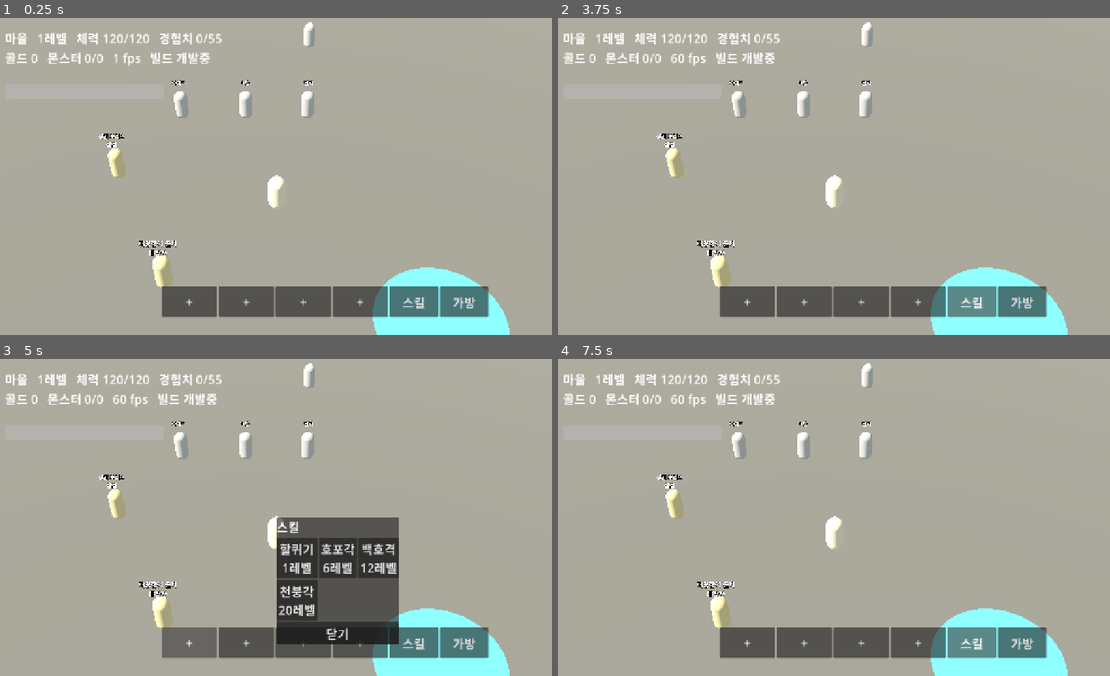
Above: before the commit, frames 1-4 (two rows, left to right).
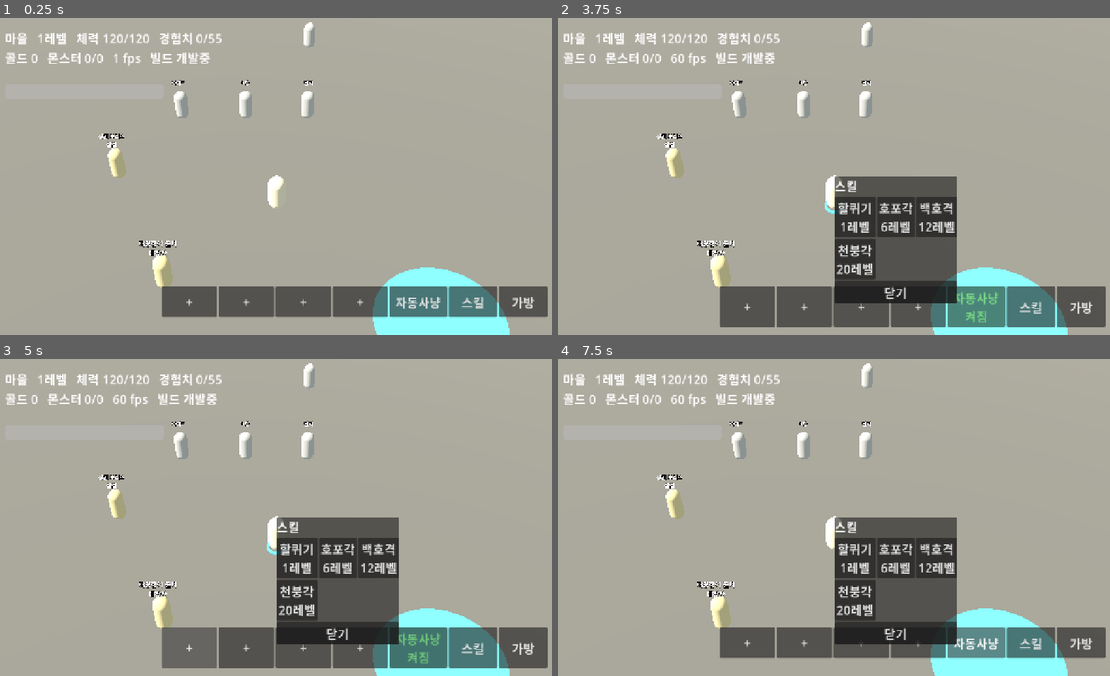
Above: after the commit, the same moments.

Repository: gogoalswo/MMORPG
Game: Godot game, scene res://main.tscn
Two runs of this game, one before a commit and one after it. Both use one fixed random seed, a clock stepped at 60 frames per second and the inputs below.
Inputs (mouse positions are in pixels of both pictures, inside the frame that each line leads up to):
- Up to frame 1 (0.25 s): no input
- Up to frame 2 (3.75 s): click "+" at 0.5 s; click "+" at 1.25 s; click "+" at 2 s; click "+" at 2.75 s; click (977, 303) at 3.5 s, where only the run after the commit has a clickable "자동사냥"
- Up to frame 3 (5 s): click "+" at 4.25 s
- Up to frame 4 (7.5 s): click "+" at 5 s; click "+" at 5.75 s; click "+" at 6.5 s; click (977, 647) at 7.25 s, where only the run after the commit has a clickable "자동사냥 켜짐"

The runs differ from the first frame. In frame 1, 1.4% of the frame differs, in the area x 71-100%, y 84-95%; in frame 2, 12%, in the area x 29-100%, y 50-98%; in frame 3, 3.8%; in frame 4, 10%.

Commit message:
자동 사냥과 단추를 넣는다 — 반경은 무리 하나 크기(18m)
켠 자리를 앵커로 잡고 반경 18m 안의 몬스터를 골라 붙어서 친다. 대상이 없으면
앵커로 돌아가 기다리고, 땅을 누르면 사냥할 자리가 그리로 옮겨진다.

반경 18 은 사냥터 무리 하나가 통째로 들어오고(무리 양 끝 15.7m) 옆 무리는
안 들어오는(24.3m) 크기다. 미는 것은 화면이 아니라 World._drive_auto 다 —
폰 화면이 꺼지면 _process 는 멈추지만 판정은 돌아야 한다.

Co-Authored-By: Claude Opus 5 <noreply@anthropic.com>
Claude-Session: https://claude.ai/code/session_01WxccDQvzDg4KA8wAT9ef1X

Diff:
--- a/godot/game/game.gd
+++ b/godot/game/game.gd
@@ -57,6 +57,9 @@
 var _npc_items: Array = []
 ## 액션바 4칸. 눌리면 그 스킬을 쓴다
 var _bar_buttons: Array = []
+## 자동 사냥 토글. 글자와 색은 **서버가 준 me.auto** 로만 정한다 —
+## 눌린 것으로 지레 바꾸면 판정이 거절했을 때 화면만 켜진 채로 남는다
+var _auto_button: Button
 var _skill_panel: PanelContainer
 var _bag_panel: PanelContainer
 var _bag_rows: VBoxContainer
@@ -297,6 +300,12 @@
 		row.add_child(button)
 		_bar_buttons.append(button)
 
+	_auto_button = Button.new()
+	_auto_button.custom_minimum_size = Vector2(130, 70)
+	_auto_button.text = "자동사냥"
+	_auto_button.pressed.connect(_toggle_auto)
+	row.add_child(_auto_button)
+
 	var open := Button.new()
 	open.text = "스킬"
 	open.custom_minimum_size = Vector2(110, 70)
@@ -357,6 +366,25 @@
 		bar.remove_at(0)
 	bar.append(skill_id)
 	_transport.send(&"setSkillBar", {"bar": bar})
+
+
+## 자동 사냥을 켜고 끈다. **켜고 끄는 것도 요청일 뿐이다** — 실제 상태는
+## World 가 정하고, 버튼 글자는 다음 프레임에 스냅샷을 보고 따라온다.
+##
+## 켜면 화면이 몰던 것(눌러 둔 자리·쫓던 놈)을 놓는다. 둘이 같이 밀면
+## 캐릭터가 두 목적지 사이에서 떤다
+func _toggle_auto() -> void:
+	var me: Dictionary = _transport.snapshot().get("players", {}).get(_transport.my_id(), {})
+	var on := not bool(me.get("auto", false))
+	if on:
+		_target_mob = ""
+		_target = Vector3.INF
+	_transport.send(&"autoHunt", {"on": on})
+
+
+func _auto_on() -> bool:
+	var me: Dictionary = _transport.snapshot().get("players", {}).get(_transport.my_id(), {})
+	return bool(me.get("auto", false))
 
 
 func _on_bar_pressed(slot: int) -> void:
@@ -712,9 +740,18 @@
 		var mob := _mob_at(hit)
 		if mob != "":
 			_select_mob(mob)
+			# 자동 사냥 중에는 고리만 세운다. 누구를 칠지는 World 가 고른다
+			# (docs/features/godot-migration.md 의 "대상은 서버가 고른다")
+			if _auto_on():
+				return
 			_target_mob = mob
 			_target = Vector3.INF
 			_marker.visible = false
+		elif _auto_on():
+			# 자동 사냥 중 땅 누르기 = **사냥할 자리를 저기로 옮겨라.**
+			# 켠 채로 사냥터를 옮겨 다닐 방법이 이것뿐이다 (끄고 걸어가서 다시 켜는
+			# 대신). 앵커가 옮겨졌으니 대상이 없으면 그 자리로 걸어간다
+			_transport.send(&"huntAnchor", {"x": hit.x, "z": hit.z})
 		else:
 			# 땅을 누르면 걸어가기만 한다. **골라 둔 놈은 그대로 둔다** —
 			# 원거리 직업이 자리를 옮겨 가며 같은 놈을 보는 게 자연스럽다
@@ -809,6 +846,9 @@
 
 func _send_input(delta: float) -> void:
 	if _zone_node == null or _am_dead():
+		return
+	# 자동 사냥 중에는 발을 World 가 옮긴다. 여기서도 밀면 두 목적지 사이에서 떤다
+	if _auto_on():
 		return
 	if _target_mob != "":
 		_chase_and_hit(delta)
@@ -941,6 +981,7 @@
 	_hp_bar.max_value = me.stats.maxHp
 	_hp_bar.value = me.hp
 	_refresh_bar(me)
+	_refresh_auto(me)
 
 	_label.text = "%s   %d레벨   체력 %d/%d   경험치 %d/%d\n골드 %d   몬스터 %d/%d   %d fps   빌드 %s\n%s" % [
 		GameData.zone(zone_now).get("name", zone_now),
@@ -1077,6 +1118,22 @@
 			button.disabled = false
 
 
+## 자동 사냥 버튼 글자와 사냥 자리 표시. **상태는 스냅샷(me.auto)만 보고 그린다** —
+## 누른 것으로 지레 바꾸면 판정이 거절했을 때 화면만 켜진 채로 남는다.
+##
+## 켜져 있는 동안 파란 고리는 "눌러 둔 자리"가 아니라 **앵커**(사냥할 자리)다.
+## 어디를 중심으로 도는지 안 보이면 왜 저기서 멈추는지 알 수 없다
+func _refresh_auto(me: Dictionary) -> void:
+	var on := bool(me.get("auto", false))
+	_auto_button.text = "자동사냥\n켜짐" if on else "자동사냥"
+	_auto_button.modulate = Color("#7ce08a") if on else Color.WHITE
+	if on:
+		_marker.position = Vector3(float(me.get("auto_x", 0.0)), 0.05, float(me.get("auto_z", 0.0)))
+		_marker.visible = true
+	elif _target == Vector3.INF:
+		_marker.visible = false
+
+
 func _tick_aoe() -> void:
 	var now := Time.get_ticks_msec()
 	var alive: Array = []
--- a/godot/net/local_transport.gd
+++ b/godot/net/local_transport.gd
@@ -37,6 +37,12 @@
 			_world.attack(MY_ID)
 		&"revive":
 			_world.revive(MY_ID)
+		&"autoHunt":
+			_world.set_auto(MY_ID, bool(payload.get("on", false)))
+		&"huntAnchor":
+			_world.set_hunt_anchor(
+				MY_ID, float(payload.get("x", 0.0)), float(payload.get("z", 0.0))
+			)
 		&"travel":
 			_world.travel(MY_ID, str(payload.get("zone", "")))
 		&"npc":
--- /dev/null
+++ b/godot/tests/auto_hunt_test.gd
@@ -0,0 +1,241 @@
+extends SceneTree
+
+## 자동 사냥을 본다 (World.set_auto / _drive_auto / _pick_hunt_target).
+##
+## **가장 중요한 것은 반경이다.** 사냥터의 한 무리가 통째로 들어오고 옆 무리는
+## 안 끌려오는지를 진짜 존 데이터(meadow)로 잰다 — 무리 배치가 바뀌면 여기서 깨진다.
+##
+## 시각은 진짜 시계(Time.get_ticks_msec)에서 온다. 헤드리스로 프레임만 돌리면
+## 공격 간격(700ms)은 지나가지 않으므로 **한 대 때리는 것까지만** 본다.
+##
+##   godot --headless --path godot --script tests/auto_hunt_test.gd
+
+var _failed := 0
+
+
+func _init() -> void:
+	_case_radius_covers_one_pack()
+	_case_anchor_on_toggle()
+	_case_walks_in_and_hits()
+	_case_back_to_anchor()
+	_case_outside_radius()
+	_case_off_stops()
+	_case_dead()
+	_case_anchor_move()
+
+	if _failed == 0:
+		print("자동 사냥: 전부 통과")
+		quit(0)
+	else:
+		print("자동 사냥: %d개 실패" % _failed)
+		quit(1)
+
+
+func _fail(text: String) -> void:
+	print("  실패 " + text)
+	_failed += 1
+
+
+## 마을(몬스터가 없는 곳)에 시험용 한 마리를 놓는다. 사냥터에서 하면 근처의
+## 다른 놈이 먼저 걸려 무엇을 보고 있는지 알 수 없다
+func _setup(mob_x: float, mob_z: float) -> Array:
+	var w := World.new()
+	w.open("village")
+	w.join("me")
+	var me: Dictionary = w.snapshot().players["me"]
+	me.x = 0.0
+	me.z = 0.0
+	var mobs: Array = w.snapshot().monsters
+	mobs.append(World.make_monster(
+		"dummy", GameData.monster_kind("mob003"), mob_x, mob_z, 10000.0, 0.0
+	))
+	return [w, me, mobs[0]]
+
+
+func _gap(a: Dictionary, b: Dictionary) -> float:
+	return Vector2(a.x - b.x, a.z - b.z).length()
+
+
+## 사냥터 무리는 반지름 8m 원에 흩어져 있고 무리끼리 40m 떨어져 있다.
+## 무리 안 **어디에 서서 켜도** 그 무리가 다 들어오고, 옆 무리는 한 마리도
+## 안 들어와야 한다
+func _case_radius_covers_one_pack() -> void:
+	var w := World.new()
+	w.open("meadow")
+	# 보스는 다른 무리 옆에 혼자 서 있어 무리로 치지 않는다 (id 로 가른다)
+	var packs := {}
+	for mob in w.snapshot().monsters:
+		if str(mob.id).begins_with("boss"):
+			continue
+		var key := "%s%s" % ["n" if mob.home_x < 0 else "p", "n" if mob.home_z < 0 else "p"]
+		if not packs.has(key):
+			packs[key] = []
+		packs[key].append(mob)
+
+	if packs.size() != 4:
+		_fail("초원 무리를 %d 개로 봤다 (4 이어야 한다)" % packs.size())
+		return
+
+	var widest := 0.0
+	for key in packs:
+		for a in packs[key]:
+			for b in packs[key]:
+				widest = maxf(widest, _gap(a, b))
+	if widest > World.HUNT_RADIUS:
+		_fail("한 무리의 양 끝이 %.1f m — 반경 %.1f 로는 다 못 덮는다" % [
+			widest, World.HUNT_RADIUS
+		])
+	else:
+		print("  한 무리 양 끝 %.1f m < 반경 %.1f m — 통째로 들어온다" % [
+			widest, World.HUNT_RADIUS
+		])
+
+	# 무리 안 어느 자리에 앵커를 잡아도 옆 무리는 안 걸린다
+	var nearest_other := INF
+	for key in packs:
+		for anchor in packs[key]:
+			for other in packs:
+				if other == key:
+					continue
+				for mob in packs[other]:
+					nearest_other = minf(nearest_other, _gap(anchor, mob))
+	if nearest_other <= World.HUNT_RADIUS:
+		_fail("옆 무리가 %.1f m 까지 붙어 있다 — 반경 %.1f 안에 들어온다" % [
+			nearest_other, World.HUNT_RADIUS
+		])
+	else:
+		print("  옆 무리는 최소 %.1f m — 반경 밖이다" % nearest_other)
+
+
+## 켜면 **그 자리**가 앵커다. 앵커가 없으면 몬스터를 따라 맵 끝까지 끌려간다
+func _case_anchor_on_toggle() -> void:
+	var s := _setup(30.0, 0.0)
+	var w: World = s[0]
+	var me: Dictionary = s[1]
+	me.x = 7.0
+	me.z = -3.0
+	w.set_auto("me", true)
+	if absf(float(me.auto_x) - 7.0) > 1e-6 or absf(float(me.auto_z) + 3.0) > 1e-6:
+		_fail("앵커를 켠 자리(7, -3)가 아니라 (%.1f, %.1f) 에 잡았다" % [me.auto_x, me.auto_z])
+
+
+## 반경 안의 놈에게 걸어가 사거리 안에서 친다
+func _case_walks_in_and_hits() -> void:
+	var s := _setup(10.0, 0.0)
+	var w: World = s[0]
+	var me: Dictionary = s[1]
+	var mob: Dictionary = s[2]
+	var full := int(mob.hp)
+	w.set_auto("me", true)
+
+	var frames := 0
+	for i in 600:
+		w.step(1.0 / 60.0)
+		frames += 1
+		if int(mob.hp) < full:
+			break
+
+	var gap := _gap(me, mob)
+	if int(mob.hp) >= full:
+		_fail("%d 프레임을 돌려도 한 대도 못 쳤다 (거리 %.2f m)" % [frames, gap])
+	elif gap > float(me.stats.attackRange) + 1e-3:
+		_fail("사거리(%.1f) 밖 %.2f m 에서 맞췄다" % [me.stats.attackRange, gap])
+	else:
+		print("  10m 밖에서 %d 프레임에 붙어(%.2f m) 첫 대를 넣었다" % [frames, gap])
+
+	if str(me.auto_target) != "dummy":
+		_fail("대상을 안 잡았다 (%s)" % me.auto_target)
+
+
+## 대상이 없으면 앵커로 돌아가 기다린다. 안 돌아가면 마지막으로 쫓던 자리에
+## 눌러앉아 무리 밖에 서 있게 된다
+func _case_back_to_anchor() -> void:
+	var s := _setup(60.0, 60.0)
+	var w: World = s[0]
+	var me: Dictionary = s[1]
+	w.set_auto("me", true)
+	me.x = 12.0
+	me.z = 0.0
+
+	for i in 300:
+		w.step(1.0 / 60.0)
+	var gap := Vector2(me.x - float(me.auto_x), me.z - float(me.auto_z)).length()
+	if gap > World.HUNT_ARRIVE + 1e-3:
+		_fail("앵커로 안 돌아왔다 (남은 거리 %.2f m)" % gap)
+	else:
+		print("  대상이 없자 앵커로 돌아와 섰다 (%.2f m)" % gap)
+
+
+## 반경 밖의 놈은 안 잡는다 — 잡으면 앵커를 둔 뜻이 없다
+func _case_outside_radius() -> void:
+	var s := _setup(World.HUNT_RADIUS + 3.0, 0.0)
+	var w: World = s[0]
+	var me: Dictionary = s[1]
+	var mob: Dictionary = s[2]
+	w.set_auto("me", true)
+
+	for i in 300:
+		w.step(1.0 / 60.0)
+	if str(me.auto_target) != "":
+		_fail("반경 밖(%.1f m)의 놈을 잡았다" % _gap(me, mob))
+	if Vector2(me.x, me.z).length() > World.HUNT_ARRIVE + 1e-3:
+		_fail("반경 밖의 놈에게 걸어갔다 (%.2f, %.2f)" % [me.x, me.z])
+
+
+## 끄면 그 자리에 선다
+func _case_off_stops() -> void:
+	var s := _setup(10.0, 0.0)
+	var w: World = s[0]
+	var me: Dictionary = s[1]
+	w.set_auto("me", true)
+	for i in 30:
+		w.step(1.0 / 60.0)
+	w.set_auto("me", false)
+
+	var before := Vector2(me.x, me.z)
+	for i in 120:
+		w.step(1.0 / 60.0)
+	if Vector2(me.x, me.z).distance_to(before) > 1e-6:
+		_fail("껐는데 움직였다")
+	if str(me.auto_target) != "":
+		_fail("껐는데 대상이 남아 있다")
+
+
+## 죽어 있으면 아무것도 안 한다. 시체가 걸어가면 안 된다
+func _case_dead() -> void:
+	var s := _setup(10.0, 0.0)
+	var w: World = s[0]
+	var me: Dictionary = s[1]
+	w.set_auto("me", true)
+	me.dead = true
+
+	var before := Vector2(me.x, me.z)
+	for i in 120:
+		w.step(1.0 / 60.0)
+	if Vector2(me.x, me.z).distance_to(before) > 1e-6:
+		_fail("죽었는데 움직였다")
+
+
+## 땅을 누르면 사냥할 자리가 옮겨진다. **꺼져 있으면 안 듣는다** —
+## 남겨 두면 다음에 켤 때 엉뚱한 데로 걷는다
+func _case_anchor_move() -> void:
+	var s := _setup(60.0, 60.0)
+	var w: World = s[0]
+	var me: Dictionary = s[1]
+
+	w.set_hunt_anchor("me", 9.0, 9.0)
+	if absf(float(me.auto_x)) > 1e-6 or absf(float(me.auto_z)) > 1e-6:
+		_fail("꺼져 있는데 앵커가 옮겨졌다")
+
+	w.set_auto("me", true)
+	w.set_hunt_anchor("me", 9.0, 9.0)
+	if absf(float(me.auto_x) - 9.0) > 1e-6:
+		_fail("앵커가 안 옮겨졌다 (%.1f, %.1f)" % [me.auto_x, me.auto_z])
+
+	for i in 300:
+		w.step(1.0 / 60.0)
+	var gap := Vector2(me.x - 9.0, me.z - 9.0).length()
+	if gap > World.HUNT_ARRIVE + 1e-3:
+		_fail("옮긴 자리로 안 걸어갔다 (남은 거리 %.2f m)" % gap)
+	else:
+		print("  누른 자리로 걸어가 섰다 (%.2f m)" % gap)
--- a/godot/tests/ui_test.gd
+++ b/godot/tests/ui_test.gd
@@ -111,6 +111,27 @@
 	else:
 		print("  골라서 이동: %s" % game._label.text.split("\n")[0].strip_edges())
 
+	# 자동 사냥 단추 — 누르면 켜지고 글자가 바뀐다. 실제로 사냥하는지는
+	# tests/auto_hunt_test.gd 가 본다 (여기는 단추와 화면만)
+	me = game._transport.snapshot().players[game._transport.my_id()]
+	game._auto_button.pressed.emit()
+	await process_frame
+	if not bool(me.get("auto", false)):
+		_fail("자동사냥 단추를 눌렀는데 안 켜졌다")
+	elif not game._auto_button.text.contains("켜짐"):
+		_fail("켜졌는데 단추 글자가 '%s'" % game._auto_button.text)
+	elif not game._marker.visible:
+		_fail("켜졌는데 사냥 자리 표시가 없다")
+	else:
+		print("  자동사냥 켜짐 — 앵커 (%.1f, %.1f)" % [me.auto_x, me.auto_z])
+
+	game._auto_button.pressed.emit()
+	await process_frame
+	if bool(me.get("auto", false)):
+		_fail("다시 눌렀는데 안 꺼졌다")
+	if game._auto_button.text.contains("켜짐"):
+		_fail("껐는데 단추 글자가 '%s'" % game._auto_button.text)
+
 	if _failed == 0:
 		print("UI: 전부 통과")
 		quit(0)
--- a/godot/world/world.gd
+++ b/godot/world/world.gd
@@ -47,6 +47,22 @@
 ## 쉬는 동안은 idle 이라 **매 프레임 미는 것도 쉬어 간다** (폰 부담)
 const PATROL_REST_MIN_MS := 2000
 const PATROL_REST_MAX_MS := 6000
+
+## --- 자동 사냥 ---
+## 켠 자리(앵커)에서 이만큼 안의 몬스터만 잡는다.
+##
+## **한 무리가 통째로 들어오는 크기다.** 사냥터의 무리는 반지름 8m 원에 흩어져
+## 있고(zones.json 의 `monsters[].radius`), 무리끼리는 40m 떨어져 있다. 무리 안
+## 어디에 서서 켜도 그 무리 전체가 들어오려면 8 × 2 = 16 이 필요하고, 여유를 얹어
+## 18 로 잡았다. 옆 무리는 아무리 가까워도 40 - 8 - 8 = 24m 라 끌려오지 않는다
+const HUNT_RADIUS := 18.0
+## 잡고 있던 놈은 이 거리까지는 계속 잡는다. 반경과 같으면 경계에 걸친 놈을
+## 잡았다 놓았다 반복한다
+const HUNT_LEASH := HUNT_RADIUS + 6.0
+## 사거리를 꽉 채우고 서면 몬스터가 조금만 움직여도 빠진다. 이만큼 안으로 붙는다
+const HUNT_STANDOFF := 0.7
+## 앵커로 돌아갈 때 이만큼 붙으면 도착으로 본다
+const HUNT_ARRIVE := 0.5
 
 var _next_save_at := 0
 
@@ -112,6 +128,13 @@
 		"stats": stats,
 		"next_attack_at": 0,
 		"rooted_until": 0,
+		# --- 자동 사냥 ---
+		# **존을 옮기면 꺼진다** (join 을 다시 타므로). 앵커가 지난 존의 자리라
+		# 남겨 두면 켜 둔 채로 엉뚱한 데를 향해 걷는다
+		"auto": false,
+		"auto_x": float(spawn[0]),
+		"auto_z": float(spawn[1]),
+		"auto_target": "",
 		# --- 스킬 ---
 		"skills": kept.get("skills", []).duplicate(),
 		"skill_points": int(kept.get("skill_points", level - 1)),
@@ -163,6 +186,7 @@
 	var now := Time.get_ticks_msec()
 	_respawn(now)
 	_step_monsters(delta, now)
+	_drive_auto(delta, now)
 	_check_gate()
 
 	# 주기적으로 남긴다. 탭이 갑자기 닫혀도 최근 것은 지킨다
@@ -292,6 +316,109 @@
 			break
 		out.append(entry.monster)
 	return out
+
+
+## 자동 사냥을 켜고 끈다. **켠 자리를 앵커로 잡는다** — 앵커가 없으면 몬스터를
+## 따라 맵 끝까지 끌려간다.
+func set_auto(player_id: String, on: bool) -> void:
+	var player: Dictionary = _players.get(player_id, {})
+	if player.is_empty():
+		return
+	player.auto = on
+	player.auto_target = ""
+	if on:
+		player.auto_x = player.x
+		player.auto_z = player.z
+
+
+## 사냥할 자리를 옮긴다 (화면에서 땅을 누른 것). 켜져 있을 때만 듣는다 —
+## 꺼진 채로 앵커만 옮겨 두면 다음에 켤 때 엉뚱한 데로 걷는다.
+func set_hunt_anchor(player_id: String, x: float, z: float) -> void:
+	var player: Dictionary = _players.get(player_id, {})
+	if player.is_empty() or not bool(player.get("auto", false)):
+		return
+	if not is_finite(x) or not is_finite(z):
+		return
+	player.auto_x = clampf(x, -half_size, half_size)
+	player.auto_z = clampf(z, -half_size, half_size)
+	player.auto_target = ""
+
+
+## 자동 사냥 한 틱. 고르고 → 붙고 → 친다. 대상이 없으면 앵커로 돌아가 기다린다.
+##
+## **판정하는 쪽(여기)이 몬다.** 화면(`_process`)이 몰면 탭을 옮기거나 폰 화면이
+## 꺼지는 순간 0~1Hz 로 떨어져 캐릭터가 그 자리에 선다
+## → docs/features/auto-hunt-and-targeting.md 의 "왜 자동 사냥은 서버가 하나"
+func _drive_auto(delta: float, now: int) -> void:
+	for id in _players:
+		var player: Dictionary = _players[id]
+		if not bool(player.get("auto", false)) or bool(player.get("dead", false)):
+			continue
+
+		var target := _pick_hunt_target(player)
+		if target.is_empty():
+			# 아무도 없다. 앵커로 돌아가 기다린다 — 안 돌아가면 마지막으로 쫓던
+			# 자리에 눌러앉아 무리 밖에서 서 있게 된다
+			player.auto_target = ""
+			_walk_auto(player, float(player.auto_x), float(player.auto_z), delta, now, HUNT_ARRIVE)
+			continue
+
+		player.auto_target = str(target.id)
+		# 사거리를 꽉 채우고 서면 상대가 조금만 움직여도 빠진다. 안쪽으로 붙는다
+		var reach := float(player.stats.attackRange)
+		_walk_auto(player, float(target.x), float(target.z), delta, now, reach * HUNT_STANDOFF)
+		# 치기 전에 그쪽을 본다. 판정 부채꼴이 rot 를 보기 때문이다 —
+		# 안 돌리면 마지막으로 걷던 쪽으로 헛친다 (attack 은 정면에서 다시 고른다)
+		player.rot = atan2(float(target.x) - player.x, float(target.z) - player.z)
+		# **사거리 안일 때만 휘두른다.** 멀리서 헛휘두르면 그때마다 경직(400ms)이
+		# 걸려 한 발짝도 못 나간다 — 붙기 전에 제자리에서 팔만 돌게 된다
+		if Vector2(float(target.x) - player.x, float(target.z) - player.z).length() <= reach:
+			attack(id)
+
+
+## 앵커 반경 안에서 **가장 가까운** 산 몬스터. 잡고 있던 놈은 리쉬까지 봐준다 —
+## 반경과 같으면 경계에 걸친 놈을 잡았다 놓았다 반복하고, 놓을 때마다 앵커로
+## 걸어 돌아가려다 다시 붙는 그림이 된다.
+func _pick_hunt_target(player: Dictionary) -> Dictionary:
+	var anchor := Vector2(float(player.auto_x), float(player.auto_z))
+	var current := str(player.get("auto_target", ""))
+	var best: Dictionary = {}
+	var best_gap := INF
+
+	for monster in _monsters:
+		if int(monster.hp) <= 0:
+			continue
+		var from_anchor := Vector2(monster.x - anchor.x, monster.z - anchor.y).length()
+		# 잡고 있던 놈이면 리쉬 안까지 계속 잡는다 (대상을 바꾸지 않는다)
+		if str(monster.id) == current:
+			if from_anchor <= HUNT_LEASH:
+				return monster
+			continue
+		if from_anchor > HUNT_RADIUS:
+			continue
+		var gap := Vector2(monster.x - player.x, monster.z - player.z).length()
+		if gap < best_gap:
+			best_gap = gap
+			best = monster
+
+	return best
+
+
+## 자동 사냥이 발을 옮기는 자리. 사람이 모는 입력(`input_move`)과 **같은 규칙**으로
+## 움직인다 — 경계와 몬스터 충돌은 Movement 가 본다.
+func _walk_auto(
+	player: Dictionary, tx: float, tz: float, delta: float, now: int, stop_at: float
+) -> void:
+	# 휘두르는 동안에는 발을 멈춘다. 안 막으면 자동 사냥만 미끄러지면서 친다
+	# (사람이 모는 쪽은 input_move 가 같은 자리에서 막는다)
+	if now < int(player.rooted_until):
+		return
+	var to := Vector2(tx - player.x, tz - player.z)
+	if to.length() <= stop_at:
+		return
+	var dir := to.normalized()
+	Movement.apply_move(player, dir.x, dir.y, delta, half_size, _run_speed, _monsters)
+	player.rot = atan2(dir.x, dir.y)
 
 
 func _kill(player: Dictionary, target: Dictionary, now: int) -> void:
Not shown, added: godot/tests/auto_hunt_test.gd.uid
Not shown, changed: docs/features/auto-hunt-and-targeting.md
Not shown, changed: docs/features/godot-migration.md
